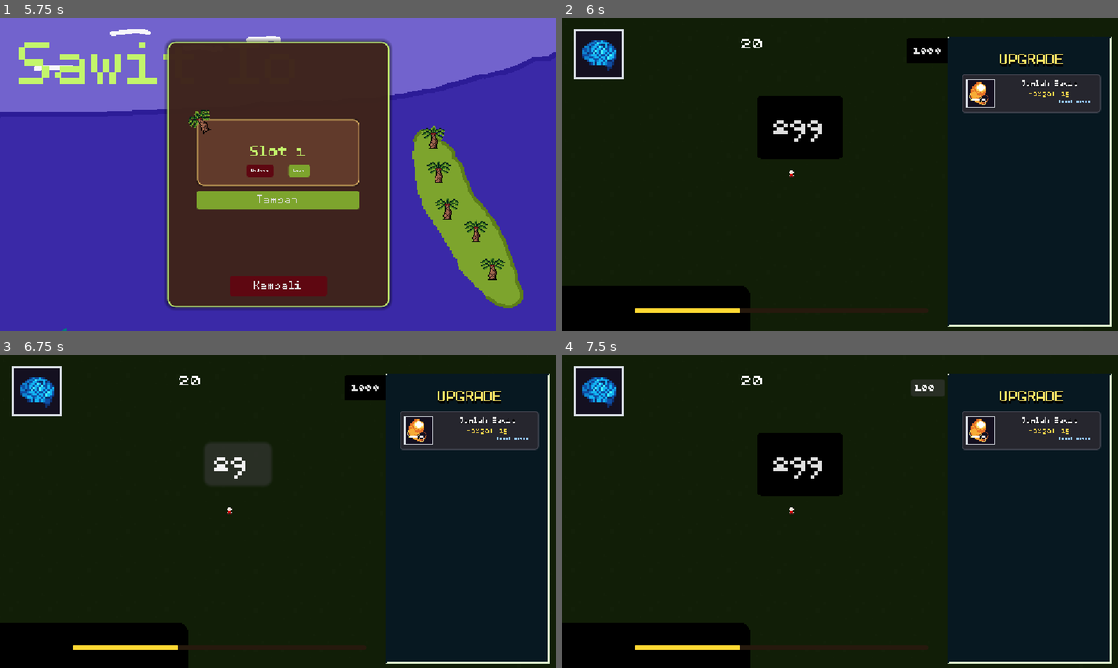
Above: before the commit, frames 1-4 (two rows, left to right).
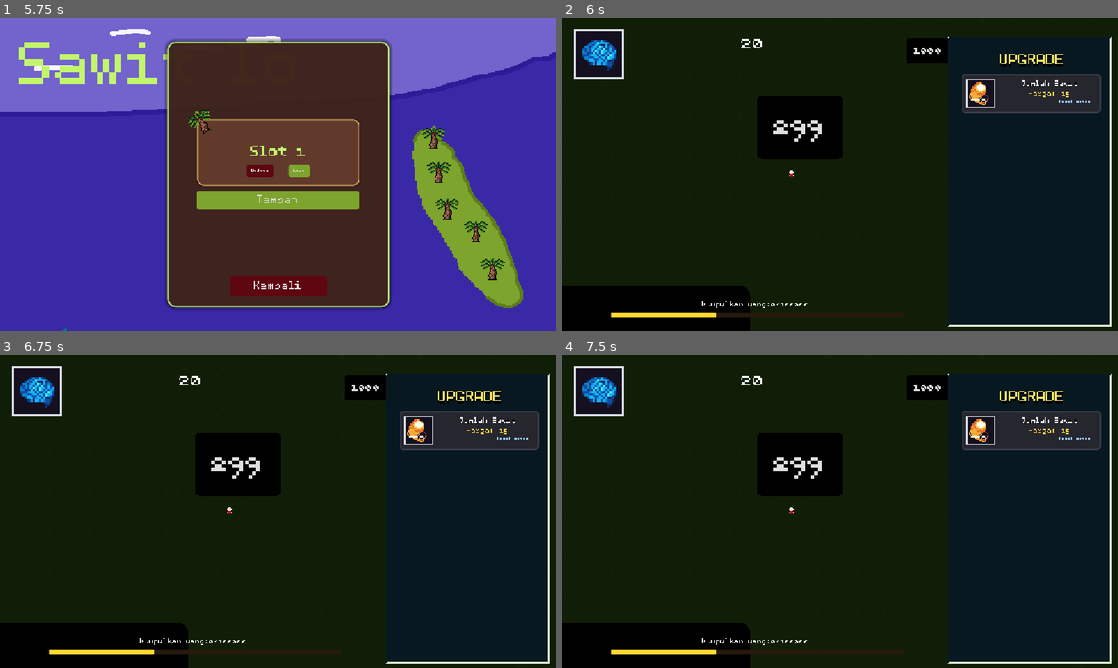
Above: after the commit, the same moments.

Repository: azizul987/Sawit-io
Game: Godot game, scene res://Scene/MainMenui.tscn
Two runs of this game, one before a commit and one after it. Both use one fixed random seed, a clock stepped at 60 frames per second and the inputs below. Sound files missing from this copy of the repository are replaced by a short silence.
Inputs (mouse positions are in pixels of both pictures, inside the frame that each line leads up to):
- Up to frame 1 (5.75 s): click "Mulai" at 0.5 s; tap Enter at 1.25 s; drag from (494, 268) to (450, 208) at 1.27 s; click "Tambah" at 2 s; click "Kembali" at 2.75 s; click "Mulai" at 3.5 s; drag from (478, 230) to (439, 171) at 4.27 s; move the mouse to (478, 230) at 5.02 s; hold Right (ui_right) from 5.03 s (still down); hold Q (zoom_in) from 5.03 s (still down); click (478, 230) at 5.17 s
- Up to frame 2 (6 s): release Right (ui_right) at 5.75 s; release Q (zoom_in) at 5.75 s; click "Load" at 5.75 s
- Up to frame 3 (6.75 s): click "299" at 6.5 s
- Up to frame 4 (7.5 s): click "1000" at 7.25 s

Frame 1 is identical in both runs. In frame 2, 0.8% of the frame differs, in the area x 8-45%, y 90-96%; in frame 3, 3.8%, in the area x 8-51%, y 24-96%; in frame 4, 1.3%.

Commit message:
Update UI styles and apply global theme

Diff:
--- a/Scene/MainMenui.tscn
+++ b/Scene/MainMenui.tscn
@@ -203,7 +203,6 @@
 [node name="CanvasLayer" type="CanvasLayer" parent="." unique_id=1363850231]
 
 [node name="SaveMenu" type="Control" parent="CanvasLayer" unique_id=857662195]
-visible = false
 layout_mode = 3
 anchors_preset = 15
 anchor_right = 1.0
--- a/Ui/Ui_Main.tscn
+++ b/Ui/Ui_Main.tscn
@@ -158,9 +158,9 @@
 anchor_right = 0.5
 anchor_bottom = 0.5
 offset_left = -556.0
-offset_top = 51.0
+offset_top = 83.0
 offset_right = -216.0
-offset_bottom = 220.0
+offset_bottom = 252.0
 grow_horizontal = 2
 grow_vertical = 2
 
@@ -187,21 +187,52 @@
 horizontal_alignment = 1
 vertical_alignment = 1
 
-[node name="ProgressBar" type="ProgressBar" parent="." unique_id=1605818782]
-layout_mode = 1
-anchors_preset = 8
-anchor_left = 0.5
-anchor_top = 0.5
-anchor_right = 0.5
-anchor_bottom = 0.5
-offset_left = -435.0
-offset_top = 256.0
-offset_right = 173.0
-offset_bottom = 266.0
+[node name="mision" type="Control" parent="." unique_id=438853371]
+layout_mode = 1
+anchors_preset = 8
+anchor_left = 0.5
+anchor_top = 0.5
+anchor_right = 0.5
+anchor_bottom = 0.5
+offset_left = -576.0
+offset_top = -324.0
+offset_right = 214.0
+offset_bottom = 325.0
+grow_horizontal = 2
+grow_vertical = 2
+
+[node name="ProgressBar" type="ProgressBar" parent="mision" unique_id=1605818782]
+layout_mode = 1
+anchors_preset = 8
+anchor_left = 0.5
+anchor_top = 0.5
+anchor_right = 0.5
+anchor_bottom = 0.5
+offset_left = -304.0
+offset_top = 264.0
+offset_right = 304.0
+offset_bottom = 274.0
 grow_horizontal = 2
 grow_vertical = 2
 theme = ExtResource("9_wbkow")
 value = 35.92
 show_percentage = false
 
+[node name="Label" type="Label" parent="mision" unique_id=622296759]
+layout_mode = 1
+anchors_preset = 8
+anchor_left = 0.5
+anchor_top = 0.5
+anchor_right = 0.5
+anchor_bottom = 0.5
+offset_left = -115.0
+offset_top = 236.5
+offset_right = 115.0
+offset_bottom = 259.5
+grow_horizontal = 2
+grow_vertical = 2
+text = "Kumpulkan uang:0/100000 "
+horizontal_alignment = 1
+vertical_alignment = 1
+
 [connection signal="pressed" from="CanvasLayer/SkillTree/Change _Mode" to="." method="_on_texture_button_pressed"]
--- /dev/null
+++ b/Ui/style.tres
@@ -0,0 +1,6 @@
+[gd_resource type="Theme" format=3 uid="uid://byolg75vm57py"]
+
+[ext_resource type="FontFile" uid="uid://bgj0m7o0vpyqi" path="res://temp tekture/font/BPdotsSquareBold.otf" id="1_qhlyk"]
+
+[resource]
+default_font = ExtResource("1_qhlyk")
--- a/project.godot
+++ b/project.godot
@@ -32,6 +32,10 @@
 "res://Logic/": "orange",
 "res://Logic/Data Templete/Data/ress/wilayah/": "red"
 }
+
+[gui]
+
+theme/custom="uid://byolg75vm57py"
 
 [input]
 
